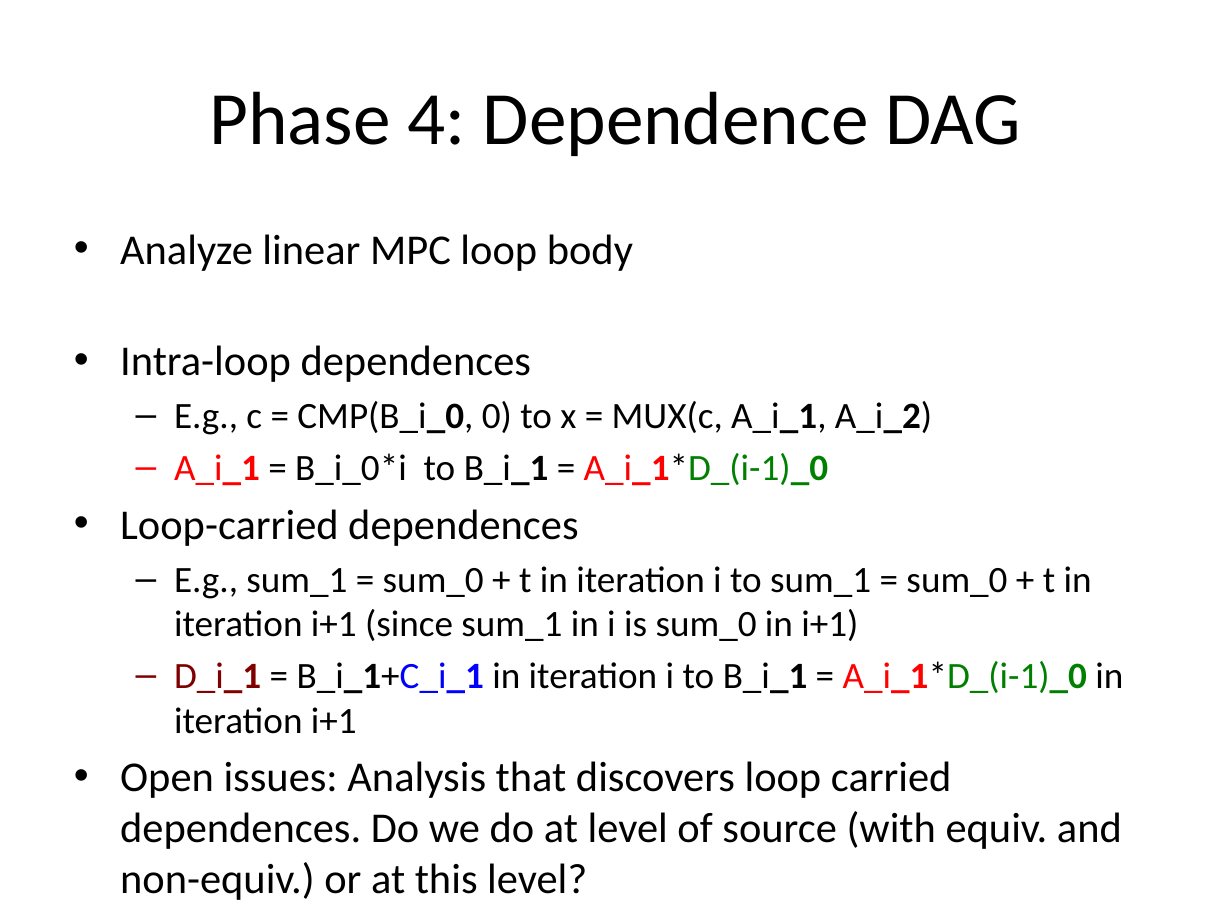
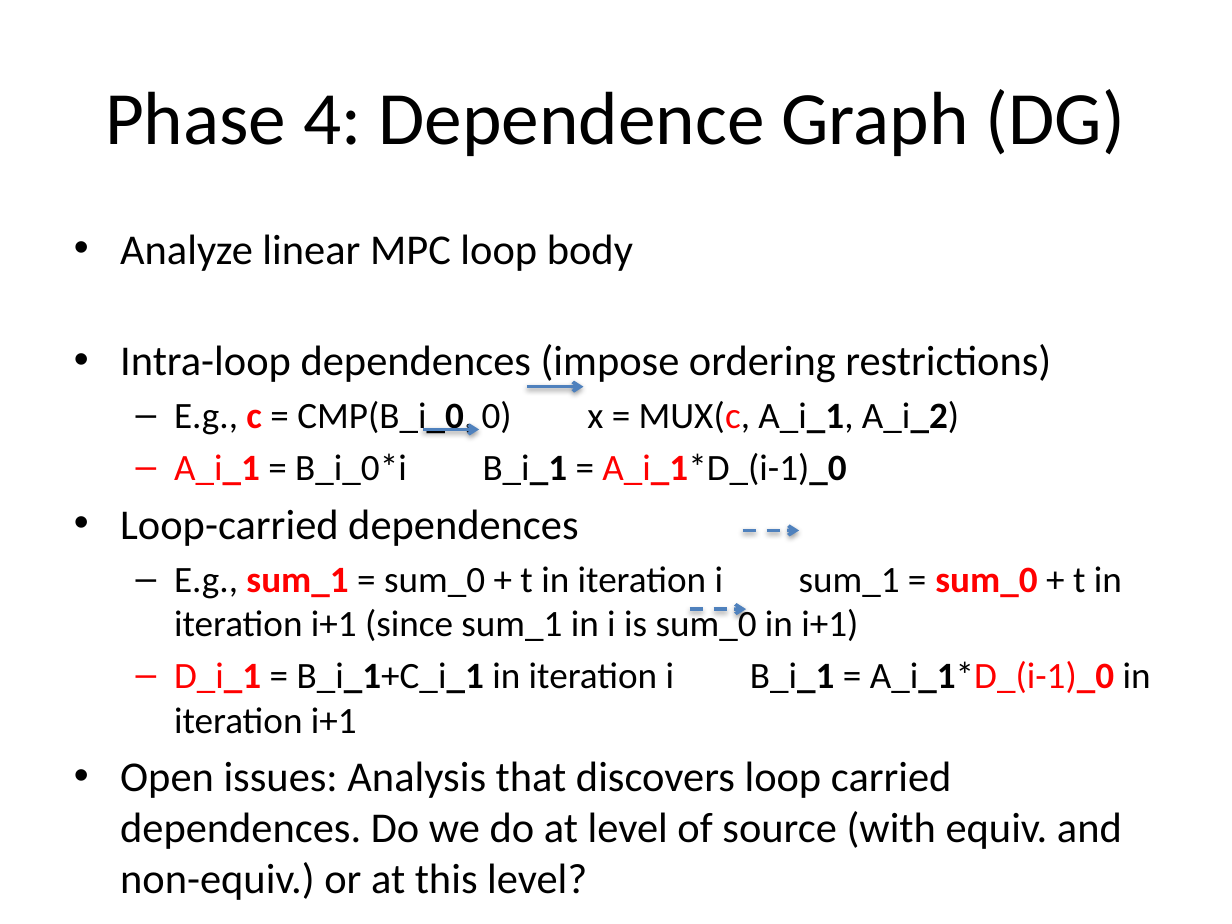
Before and after one commit to milana2/ParallelizationForMPC, a slide deck: slide 19 of MPC_Compiler_Misc_Notes.pptx. Drawn at 1232x924 pixels with LibreOffice and Linux fonts; fonts in the diff are those of the drawing. Boxes give left, top, right and bottom in pixels: in the first picture for what was removed or moved away, otherwise in the second. Text is boxed around its words. In the diff, an @@ line names an element or a change of style, - is before the commit and + after.

Commit message:
Edits to slides.

```diff
--- a/MPC_Compiler_Misc_Notes.pptx
+++ b/MPC_Compiler_Misc_Notes.pptx
@@ title at [105, 89, 1125, 156]: text changed @@
-Phase 4: Dependence DAG
+Phase 4: Dependence Graph (DG)
@@ text at [120, 344, 1051, 486]: text changed @@
-• Intra-loop dependences
-  – E.g., c = CMP(B_i_0, 0) to x = MUX(c, A_i_1, A_i_2)
-  – A_i_1 = B_i_0*i to B_i_1 = A_i_1*D_(i-1)_0
+• Intra-loop dependences (impose ordering restrictions)
+  – E.g., c = CMP(B_i_0, 0) x = MUX(c, A_i_1, A_i_2)
+  – A_i_1 = B_i_0*i B_i_1 = A_i_1*D_(i-1)_0
@@ arrow added from (527, 387) to (584, 387), #4F81BD 2 pt @@
@@ arrow added from (423, 430) to (479, 430), #4F81BD 2 pt @@
@@ arrow added from (743, 531) to (800, 531), #4F81BD 2 pt dashed @@
@@ text at [174, 566, 1151, 734]: text changed @@
-  – E.g., sum_1 = sum_0 + t in iteration i to sum_1 = sum_0 + t in iteration i+1 (since sum_1 in i is sum_0 in i+1)
-  – D_i_1 = B_i_1+C_i_1 in iteration i to B_i_1 = A_i_1*D_(i-1)_0 in iteration i+1
+  – E.g., sum_1 = sum_0 + t in iteration i sum_1 = sum_0 + t in iteration i+1 (since sum_1 in i is sum_0 in i+1)
+  – D_i_1 = B_i_1+C_i_1 in iteration i B_i_1 = A_i_1*D_(i-1)_0 in iteration i+1
@@ arrow added from (690, 609) to (747, 609), #4F81BD 2 pt dashed @@
```
Also in this commit, not shown: 4 other slides changed.
